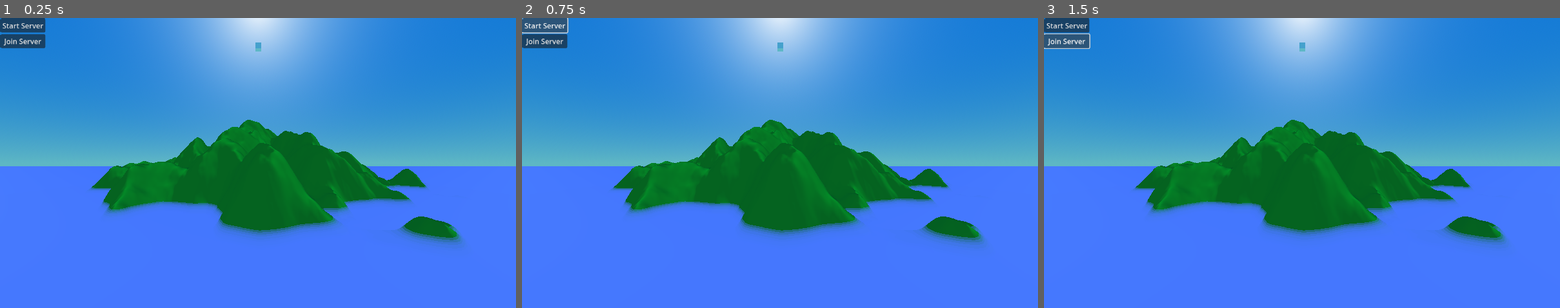
Above: before the commit, frames 1-3 (left to right).
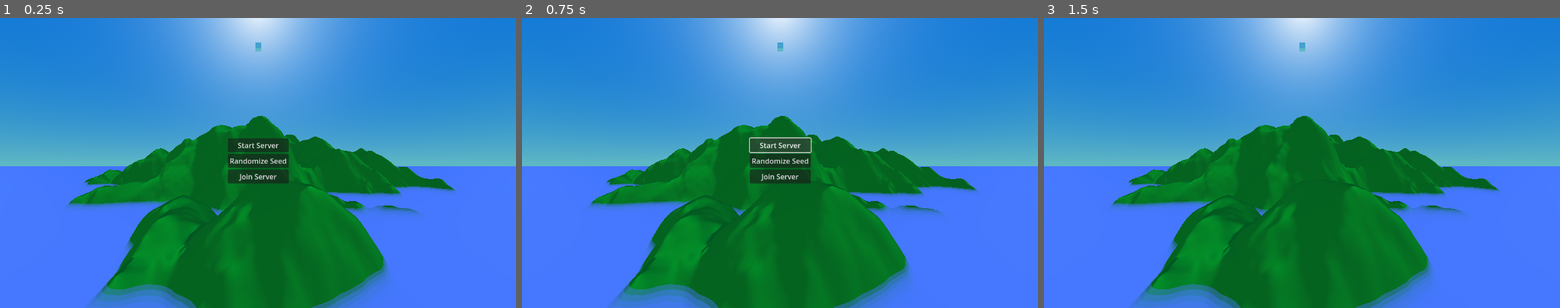
Above: after the commit, the same moments.

Repository: DnumdeYevoc/Plane-Game
Game: Godot game, scene res://Scenes/game.tscn
Same seed, same stepped clock (60 frames per second), same inputs: the game is played once before the commit and once after it.
Inputs:
- Up to frame 1 (0.25 s): no input
- Up to frame 2 (0.75 s): click "Start Server" at 0.5 s
- Up to frame 3 (1.5 s): click "Join Server" at 1.25 s

The runs differ from the first frame. In frame 1, 23% of the frame differs, in the area x 0-90%, y 0-100%; in frame 2, 23%; in frame 3, 22%.

Commit message:
Added Randomize seed Function, need to impliment starting world data packet

Diff:
--- a/finalproject/Multiplayer/Scripts/PacketTypes/player_position.gd
+++ b/finalproject/Multiplayer/Scripts/PacketTypes/player_position.gd
@@ -2,6 +2,7 @@
 
 var id: int
 var position: Vector3
+
 
 static func create(id: int, position: Vector3) -> PlayerPosition:
 	var info : PlayerPosition = PlayerPosition.new()
@@ -9,6 +10,7 @@
 	info.flag = ENetPacketPeer.FLAG_UNSEQUENCED
 	info.id = id
 	info.position = position
+
 	return info
 
 static func create_from_data(data: PackedByteArray) -> PlayerPosition:
@@ -24,6 +26,7 @@
 	data.encode_float(2, position.x)
 	data.encode_float(6, position.y)
 	data.encode_float(10, position.z)
+
 	return data
 
 func decode(data: PackedByteArray) -> void:
--- a/finalproject/Multiplayer/Scripts/client_network_globals.gd
+++ b/finalproject/Multiplayer/Scripts/client_network_globals.gd
@@ -6,6 +6,9 @@
 
 var id : int = -1
 var remote_ids: Array[int]
+
+
+var server_started : bool = false
 
 func _ready() -> void:
 	NetworkHandler.on_client_packet.connect(on_client_packet)
--- a/finalproject/Multiplayer/Scripts/network_handler.gd
+++ b/finalproject/Multiplayer/Scripts/network_handler.gd
@@ -61,6 +61,7 @@
 
 #CHECK IF YOU NEED TO LOOK UP YOUR IP ADRESS
 func start_server(ip_adress: String = cur_ip , port : int = 42069):
+	#NEED TO MAKE SEED AND MAP RESOURCE CONSISTENT
 	connection = ENetConnection.new()
 	var error : Error = connection.create_host_bound(ip_adress,port)
 	if error:
--- a/finalproject/Multiplayer/Scripts/network_ui.gd
+++ b/finalproject/Multiplayer/Scripts/network_ui.gd
@@ -1,8 +1,30 @@
 extends Control
+@onready var start_server: Button = $VBoxContainer/StartServer
+@onready var join_server: Button = $VBoxContainer/JoinServer
 
+@onready var seed_button: Button = $"VBoxContainer/Randomize Seed"
+@onready var world: Node3D = $"../World"
+
+
+func _ready() -> void:
+	seed_button.text = "Randomize Seed"
+
+	if ClientNetworkGlobals.server_started: #IMPLIMENT THIS BY MAKING A NEW PACKET THAT SENDS WHEN THE WORLD STARTS (SENDS RESOURCE ID AND SEED)
+		start_server.visible = false
+	else:
+		start_server.visible = true
 
 func _on_start_server_pressed() -> void:
 	NetworkHandler.start_server()
+	#NEED TO MAKE INPIT FOR IP ADRESS AND SEED
+	#NEEDS TO ONLY SHOW UP WHEN YOU HAVE A SERVER TO GO TO
 
 func _on_join_server_client_pressed() -> void:
 	NetworkHandler.start_client()
+	visible = false
+
+func _on_randomize_seed_pressed() -> void:
+	var seed = randi_range(0, 999999999)
+	seed_button.text = "World seed: " + str(seed)
+	#change seed
+	world.change_seed(seed)
--- a/finalproject/Scenes/network_ui.tscn
+++ b/finalproject/Scenes/network_ui.tscn
@@ -12,18 +12,36 @@
 script = ExtResource("1_utfyr")
 
 [node name="VBoxContainer" type="VBoxContainer" parent="."]
-layout_mode = 0
-offset_right = 40.0
-offset_bottom = 40.0
+layout_mode = 1
+anchors_preset = 8
+anchor_left = 0.5
+anchor_top = 0.5
+anchor_right = 0.5
+anchor_bottom = 0.5
+offset_left = -50.0
+offset_top = -33.0
+offset_right = 50.0
+offset_bottom = 33.0
+grow_horizontal = 2
+grow_vertical = 2
 
 [node name="StartServer" type="Button" parent="VBoxContainer"]
 layout_mode = 2
 text = "Start Server"
 
-[node name="JoinServer(Client)" type="Button" parent="VBoxContainer"]
+[node name="Randomize Seed" type="Button" parent="VBoxContainer"]
+layout_mode = 2
+tooltip_text = "Click to Randomize"
+text = "Seed:"
+
+[node name="JoinServer" type="Button" parent="VBoxContainer"]
 layout_mode = 2
 text = "Join Server
 "
 
+[node name="IP Address" type="MenuButton" parent="VBoxContainer"]
+layout_mode = 2
+
 [connection signal="pressed" from="VBoxContainer/StartServer" to="." method="_on_start_server_pressed"]
-[connection signal="pressed" from="VBoxContainer/JoinServer(Client)" to="." method="_on_join_server_client_pressed"]
+[connection signal="pressed" from="VBoxContainer/Randomize Seed" to="." method="_on_randomize_seed_pressed"]
+[connection signal="pressed" from="VBoxContainer/JoinServer" to="." method="_on_join_server_client_pressed"]
--- a/finalproject/Scripts/plane_controller.gd
+++ b/finalproject/Scripts/plane_controller.gd
@@ -75,19 +75,27 @@
 	if owner_id != peer_id: return
 
 	global_position = player_position.position
+
 	PlayerPosition.create(owner_id, global_position).broadcast(NetworkHandler.connection)
 
 func client_handle_player_position(player_position: PlayerPosition)-> void:
 	if is_authority || owner_id != player_position.id : return
 	#movement for planes other than yours
+	#update rotation locally
+	if global_position != player_position.position:
+		transform.basis = Basis.looking_at(player_position.position- global_position, Vector3.UP)
+	#works, but only passively, no accurate roll and unwanted spins happen sometimes
+
+
+	#update over network z rotation
+
+
+	#update pos
 
 	global_position = player_position.position
 
 func _ready() -> void:
-	if is_authority:
-		cam.current = true
-	else:
-		cam.current = false
+	cam.current = false
 	#set variables from resource
 	max_speed = plane_type.max_speed
 	acceleration = plane_type.acceleration
--- a/finalproject/Scripts/world.gd
+++ b/finalproject/Scripts/world.gd
@@ -27,34 +27,34 @@
 var environment : Environment
 
 func _ready() -> void:
+	environment = world_environment.get_environment()
+	set_resource_var()
+	noise.seed = randi_range(0,99999999)
+
+	generate_mesh()
+	#if adding chunk system add arguments to this function
+
+func set_resource_var():
+	#set resource var
 	size = map_resource.size
-	mesh
+	resolution =size.x/2
 	water.scale  =Vector3( size.x,0.5, size.y)*3
-
-	#MAKE MESH REPEAT
 	noise = map_resource.noise
-	noise.seed = randi_range(0,999999999)
-	resolution =size.x/2
 	height = map_resource.height_of_details
 	mountain_height = map_resource.mountain_height
 	steepness = map_resource.steepness
 	material = map_resource.material
-	material.set_shader_parameter("height",height*5 )
-
-	environment = world_environment.get_environment()
+	material.set_shader_parameter("height",height*5 )#figure out better way to make this coeficient
 	fog_color = map_resource.fog_color
 	fog_density = map_resource.fog_density
-
 	environment.sky.sky_material = map_resource.sky_material
 	if fog_density >0:
 		environment.volumetric_fog_enabled = true
 		environment.volumetric_fog_density = fog_density
 		environment.volumetric_fog_albedo = fog_color
 
-	generate_mesh()
-	#if adding chunk system add arguments to this function
+func generate_mesh():
 
-func generate_mesh():
 	#texture mesh
 	var plane := PlaneMesh.new()
 	plane.subdivide_depth = resolution
@@ -116,3 +116,12 @@
 			(noise.get_noise_2d(x, y+epsilon) * height - noise.get_noise_2d(x, y-epsilon) * height) / (2*epsilon),
 		)
 		return normal.normalized()
+
+func change_seed(seed):
+
+	for child in collision_chunk_manager.get_children():
+		collision_chunk_manager.remove_child(child)
+	mesh.mesh  = null
+	array_mesh = ArrayMesh.new()
+	noise.seed = seed
+	generate_mesh()
